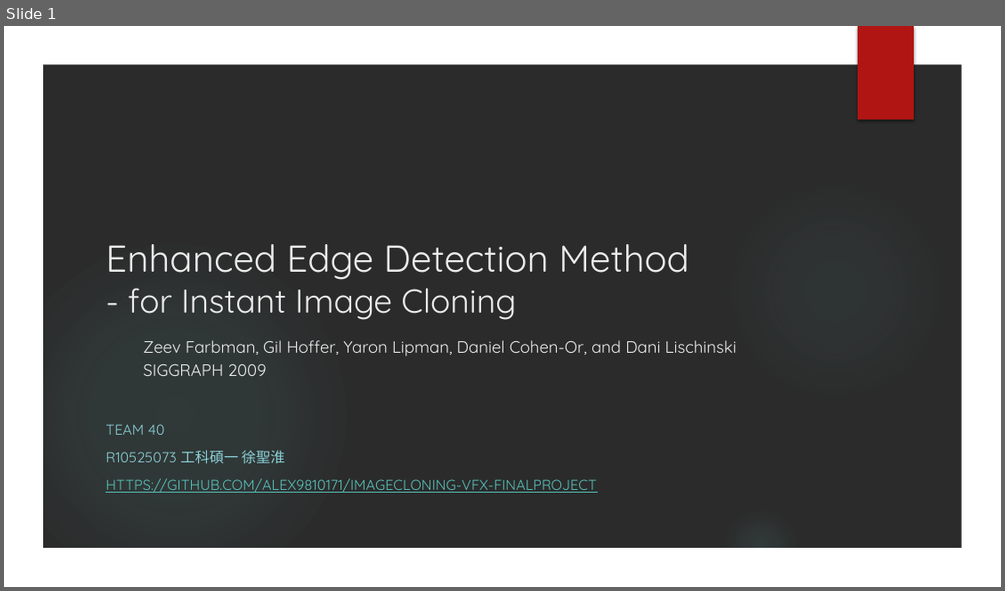
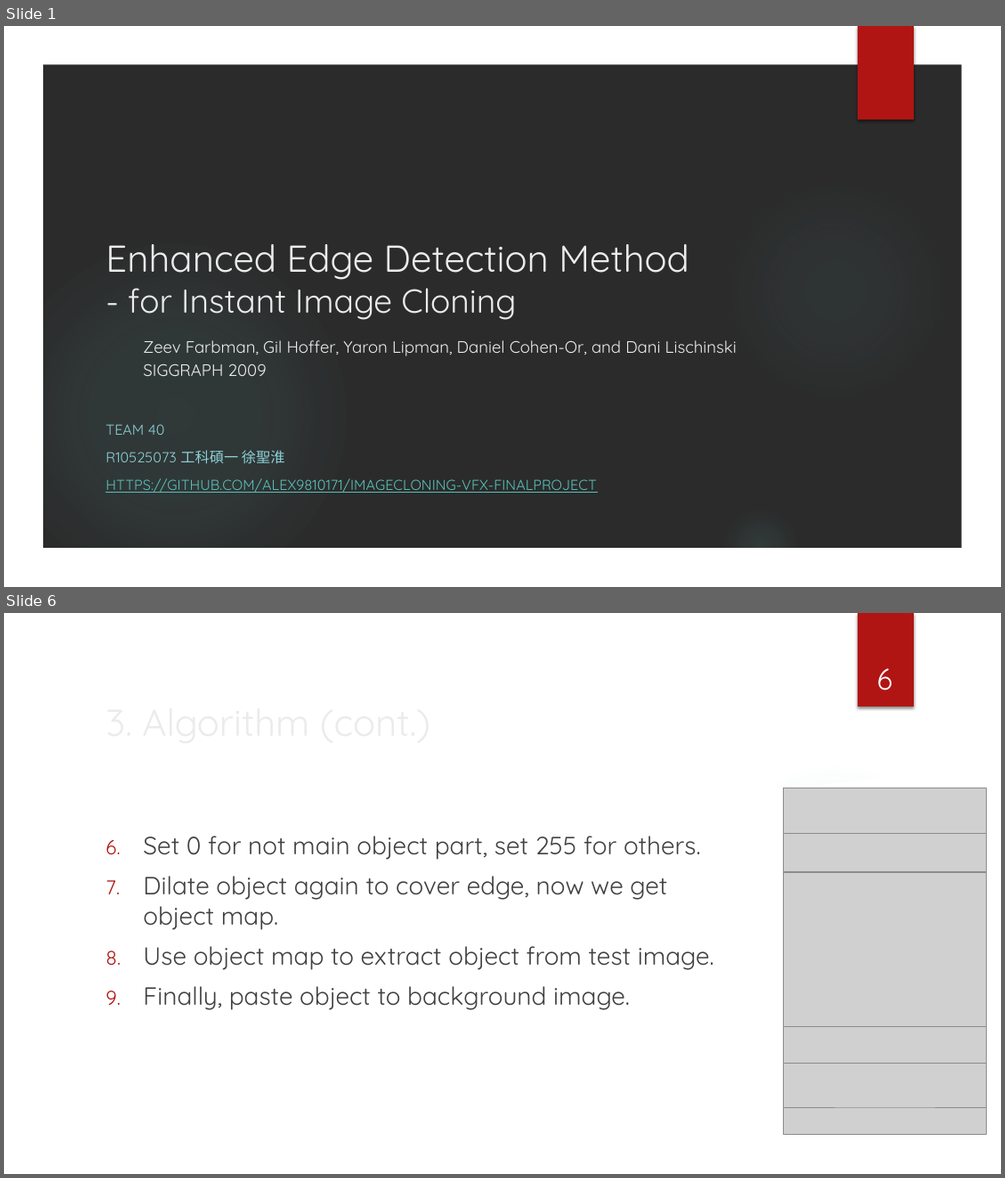
Before and after one commit to alex9810171/ImageCloning-VFX2022-Spring, a slide deck: doc/demo_slide.pptx. Shown one above the other, each under a label of ours: slide 1 before the commit, slides 1 and 6 after it; the slides between them are not shown. The pictures are 1005x591 and 1005x1178 pixels, drawn with LibreOffice and Linux fonts; fonts in the diff are those of the drawing; grey boxes stand for pictures; background and template pictures are left out; a plain dark background stands for a picture behind light text. Boxes give left, top, right and bottom in pixels: in the first picture for what was removed or moved away, otherwise in the second. Text is boxed around its words. In the diff, an @@ line names an element or a change of style, - is before the commit and + after.

```diff
--- a/doc/demo_slide.pptx
+++ b/doc/demo_slide.pptx
@@ slide 6 added at (4,613,1001,1174), background picture (left out); not listed: 5 template elements that a slide beside it also shows @@
@@ title added at (98,692,820,750), 36 pt, text #EBEBEB @@
+3. Algorithm (cont.)
@@ page number added at (877,668,893,690), 28 pt, text #FFFFFF @@
+6
@@ freeform shape added at (697,738,970,819), fill #FFFFFF at 20% opacity @@
@@ freeform shape added at (41,765,963,1136), fill #FFFFFF @@
@@ picture added at (783,788,987,942) @@
@@ text added at (143,835,714,1010), 24 pt, text #404040 @@
+6. Set 0 for not main object part, set 255 for others.
+7. Dilate object again to cover edge, now we get
+   object map.
+8. Use object map to extract object from test image.
+9. Finally, paste object to background image.
@@ picture added at (783,834,987,988) @@
@@ picture added at (783,872,987,1026) @@
@@ picture added at (783,873,987,1027) @@
@@ picture added at (783,910,987,1064) @@
@@ picture added at (783,909,987,1063) @@
@@ picture added at (783,952,987,1107) @@
@@ picture added at (783,981,987,1135) @@
```
Also in this commit, not shown: 4 slides changed, 1 other slide added, 1 slide removed, 12 other files.
